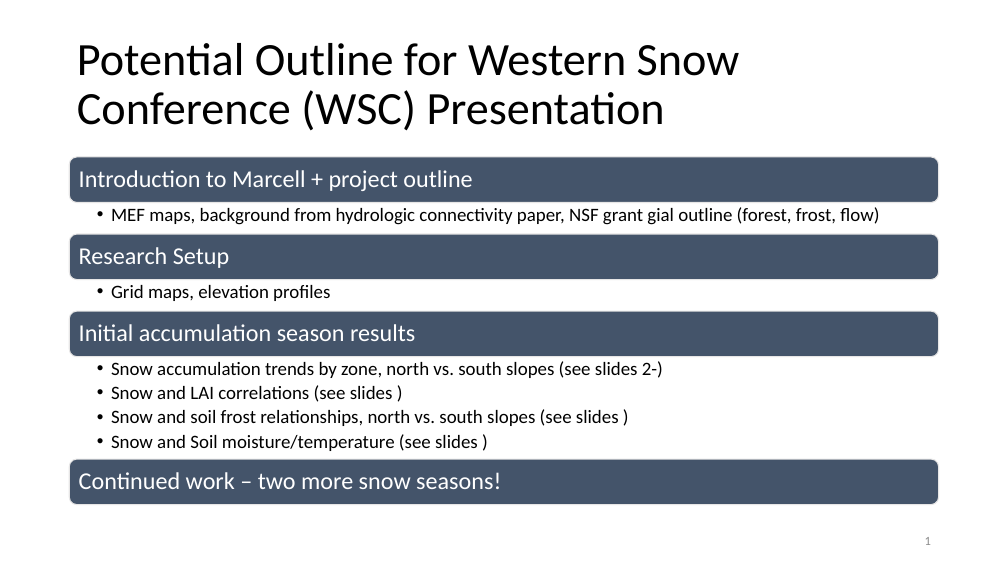
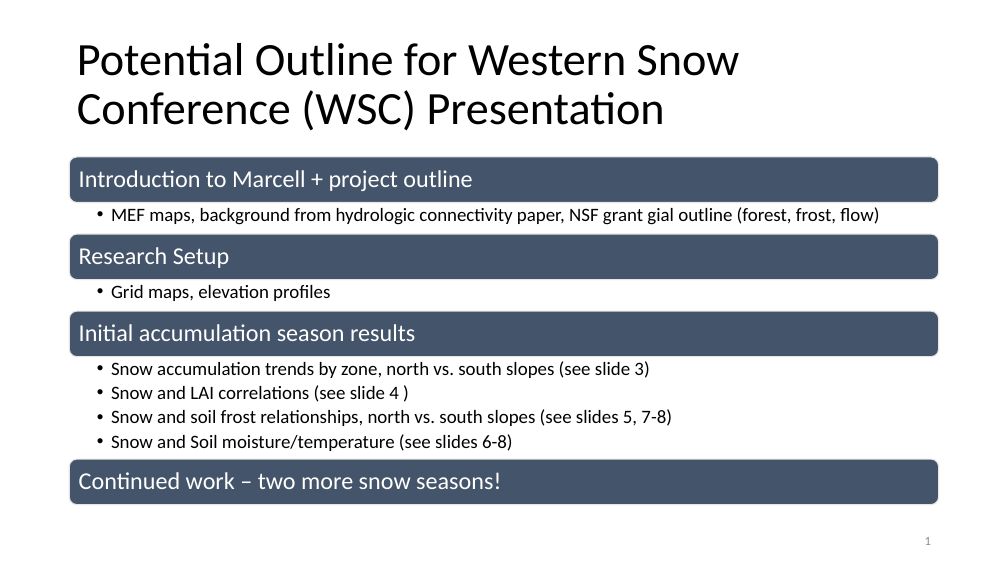
Before and after one commit to mwdjones/mef-snowhydro, a slide deck: slide 1 of Figures/4_4_2023_DataUpdate.pptx. Drawn at 1008x567 pixels with LibreOffice and Linux fonts; fonts in the diff are those of the drawing. Boxes give left, top, right and bottom in pixels: in the first picture for what was removed or moved away, otherwise in the second. Text is boxed around its words. In the diff, an @@ line names an element or a change of style, - is before the commit and + after.

```diff
--- a/Figures/4_4_2023_DataUpdate.pptx
+++ b/Figures/4_4_2023_DataUpdate.pptx
@@ text at [111, 361, 672, 451]: text changed @@
-  • Snow accumulation trends by zone, north vs. south slopes (see slides 2-)
-  • Snow and LAI correlations (see slides )
-  • Snow and soil frost relationships, north vs. south slopes (see slides )
-  • Snow and Soil moisture/temperature (see slides )
+  • Snow accumulation trends by zone, north vs. south slopes (see slide 3)
+  • Snow and LAI correlations (see slide 4 )
+  • Snow and soil frost relationships, north vs. south slopes (see slides 5, 7-8)
+  • Snow and Soil moisture/temperature (see slides 6-8)
```
Also in this commit, not shown: 6 other slides changed, 1 slide added, 1 slide removed, 9 other files.
